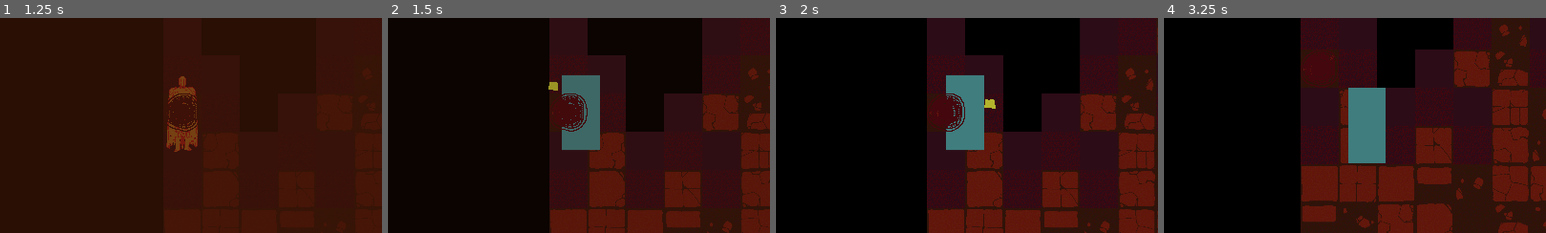
Above: before the commit, frames 1-4 (left to right).
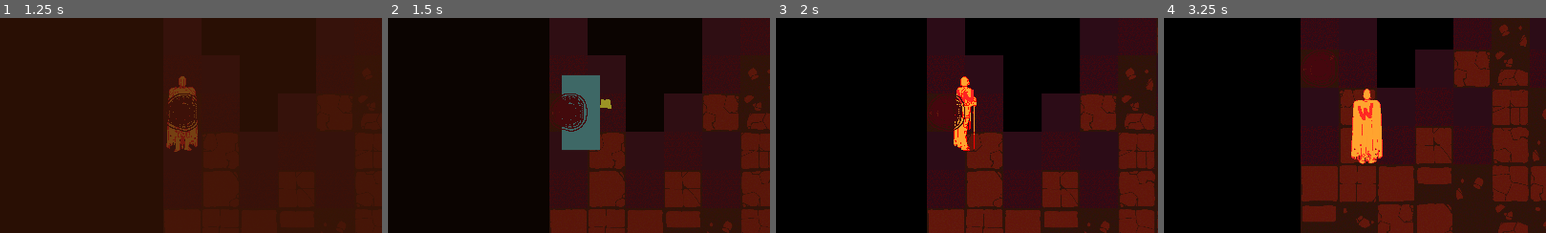
Above: after the commit, the same moments.

Repository: jible/capstone
Game: Godot game, scene res://scenes/testScenes/main_menu.tscn
Same seed, same stepped clock (60 frames per second), same inputs: the game is played once before the commit and once after it.
Inputs (mouse positions are % of the whole screen's width and height, from its top left):
- Up to frame 1 (1.25 s): click "Play" at 0.5 s
- Up to frame 2 (1.5 s): move the mouse to (72, 45) at 1.27 s; hold Right (right) from 1.28 s (still down); hold Space (attack) from 1.28 s (still down)
- Up to frame 3 (2 s): keep holding Right (right); keep holding Space (attack)
- Up to frame 4 (3.25 s): move the mouse to (30, 55) at 2.02 s; release Right (right) at 2.03 s; release Space (attack) at 2.03 s; hold Down (down) 2.03-2.78 s; tap Space (attack) at 2.1 s; move the mouse to (60, 28) at 2.77 s; hold Right (right) from 2.78 s (still down); hold Space (attack) from 2.78 s (still down)
The pictures show only the part of the screen within x 26-76%, y 28-78%; the shares and areas given below are measured in that part.

Frame 1 is identical in both runs. In frame 2, 0.2% of the frame differs, in the area x 42-59%, y 29-43%; in frame 3, 3.0%; in frame 4, 3.4%, in the area x 48-58%, y 32-68%.

Commit message:
attack fps and changelog automated fix

Diff:
--- a/scenes/prefabs/player/player.tscn
+++ b/scenes/prefabs/player/player.tscn
@@ -320,7 +320,7 @@
 }],
 "loop": false,
 "name": &"attack_east",
-"speed": 5.0
+"speed": 16.0
 }, {
 "frames": [{
 "duration": 1.0,
@@ -343,7 +343,7 @@
 }],
 "loop": false,
 "name": &"attack_north",
-"speed": 5.0
+"speed": 16.0
 }, {
 "frames": [{
 "duration": 1.0,
@@ -366,7 +366,7 @@
 }],
 "loop": false,
 "name": &"attack_south",
-"speed": 5.0
+"speed": 16.0
 }, {
 "frames": [{
 "duration": 1.0,
@@ -389,7 +389,7 @@
 }],
 "loop": false,
 "name": &"attack_west",
-"speed": 5.0
+"speed": 16.0
 }, {
 "frames": [{
 "duration": 1.0,
@@ -603,7 +603,7 @@
 [node name="Animation Manager" parent="." instance=ExtResource("9_sc1mn")]
 scale = Vector2(3.935, 3.935)
 sprite_frames = SubResource("SpriteFrames_mf368")
-animation = &"hurt_east"
+animation = &"attack_west"
 
 [node name="CollisionShape2D" type="CollisionShape2D" parent="."]
 shape = SubResource("CircleShape2D_kqpcb")
Not shown, changed: CHANGELOG.md
